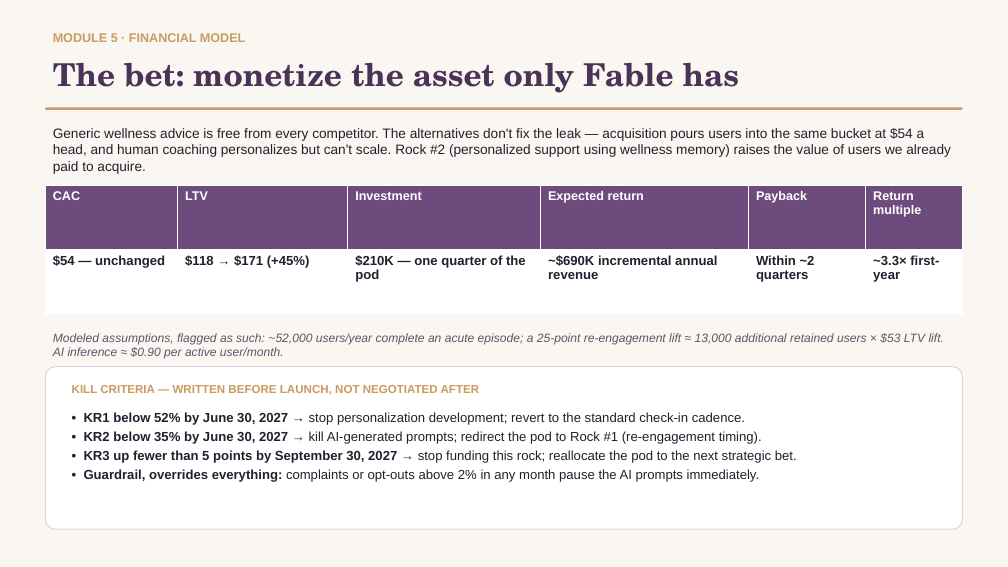
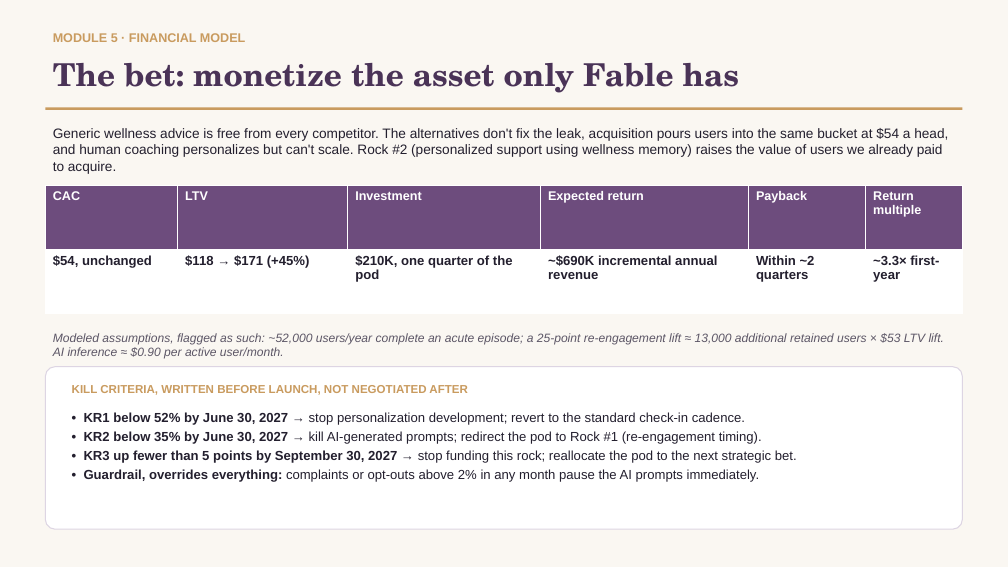
Before and after one commit to aliciachieko/Product-Leadership-Final, a slide deck: slide 5 of 05-insights/Fable-Final-Presentation.pptx. Drawn at 1008x567 pixels with LibreOffice and Linux fonts; fonts in the diff are those of the drawing. Boxes give left, top, right and bottom in pixels: in the first picture for what was removed or moved away, otherwise in the second. Text is boxed around its words. In the diff, an @@ line names an element or a change of style, - is before the commit and + after.

```diff
--- a/05-insights/Fable-Final-Presentation.pptx
+++ b/05-insights/Fable-Final-Presentation.pptx
@@ text at <box>53,128,948,174</box>: text changed @@
-Generic wellness advice is free from every competitor. The alternatives don't fix the leak — acquisition pours users into the same bucket at $54 a head, and human coaching personalizes but can't scale. Rock #2 (personalized support using wellness memory) raises the value of users we already paid to acquire.
+Generic wellness advice is free from every competitor. The alternatives don't fix the leak, acquisition pours users into the same bucket at $54 a head, and human coaching personalizes but can't scale. Rock #2 (personalized support using wellness memory) raises the value of users we already paid to acquire.
@@ table at <box>45,185,963,314</box> @@
-row 2, column 1: $54 — unchanged
+row 2, column 1: $54, unchanged
-row 2, column 3: $210K — one quarter of the pod
+row 2, column 3: $210K, one quarter of the pod
@@ text at <box>72,385,468,395</box>: text changed @@
-KILL CRITERIA — WRITTEN BEFORE LAUNCH, NOT NEGOTIATED AFTER
+KILL CRITERIA, WRITTEN BEFORE LAUNCH, NOT NEGOTIATED AFTER
```
Also in this commit, not shown: 5 other slides changed.
